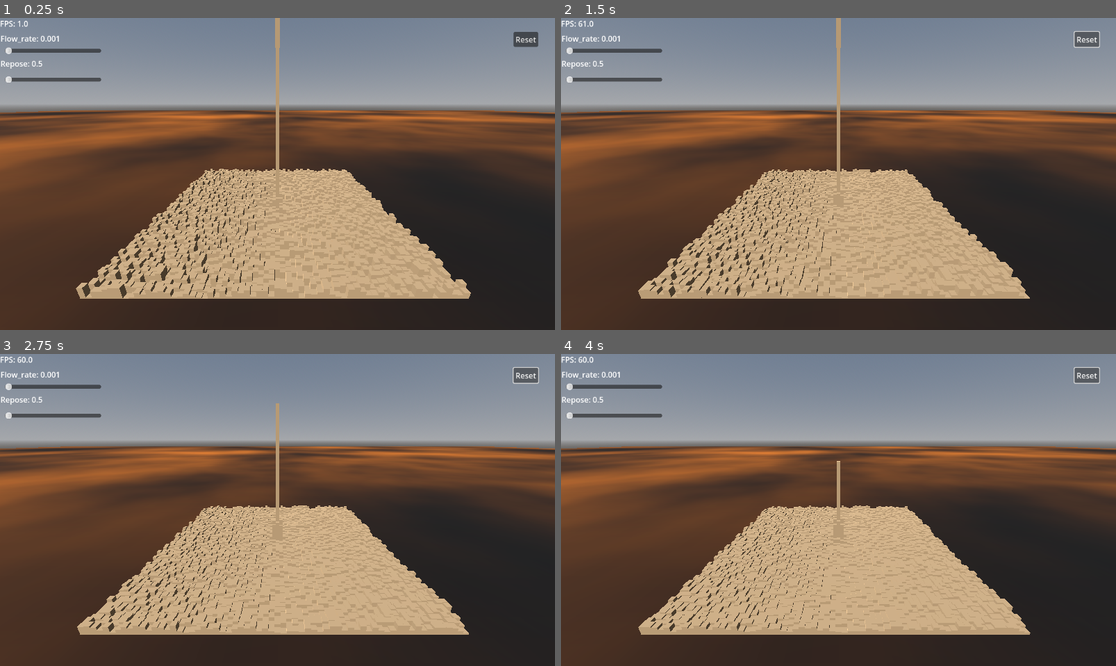
Above: before the commit, frames 1-4 (two rows, left to right).
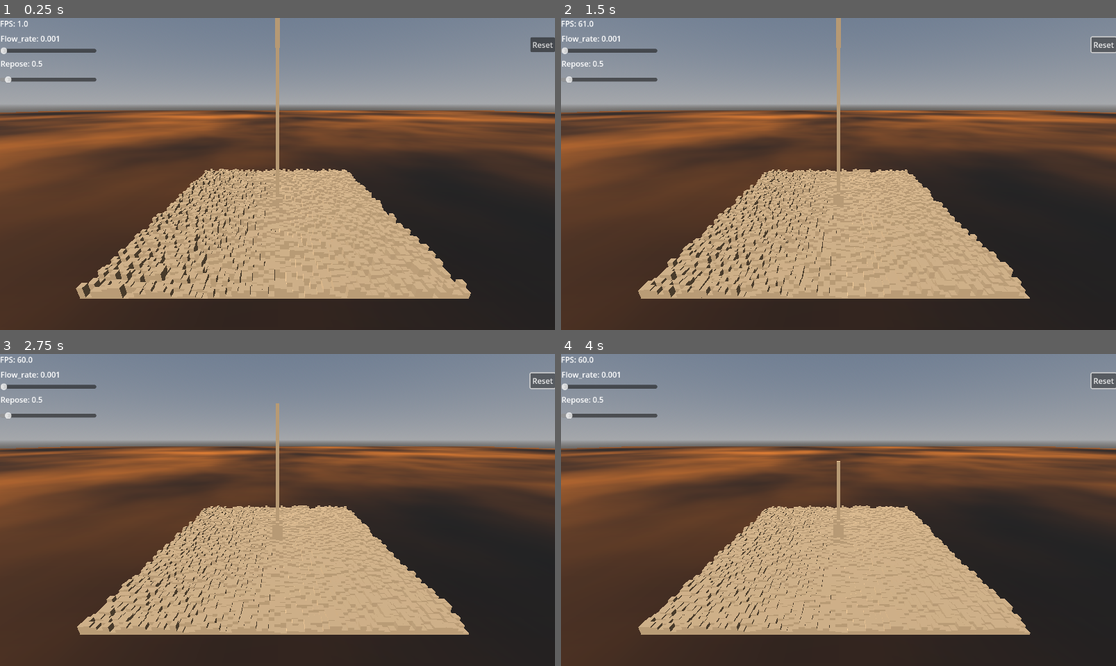
Above: after the commit, the same moments.

Repository: learnb/shovel-sim
Game: Godot game, scene res://test_room.tscn
Same seed, same stepped clock (60 frames per second), same inputs: the game is played once before the commit and once after it.
Inputs:
- Up to frame 1 (0.25 s): no input
- Up to frame 2 (1.5 s): click "Reset" at 0.5 s
- Up to frame 3 (2.75 s): no input
- Up to frame 4 (4 s): no input

The runs differ from the first frame. In frame 1, 0.4% of the frame differs, in the area x 0-100%, y 4-80%; in frame 2, 0.5%; in frame 3, 0.5%; in frame 4, 0.5%, in the area x 0-100%, y 4-78%.

Commit message:
adjust test uii; shuffle neighbor check in sim

Diff:
--- a/shovel-sim/granular_sim.gd
+++ b/shovel-sim/granular_sim.gd
@@ -63,8 +63,6 @@
 	#cell_height[i] = randf_range(0.0, 10.0)
 
 	# try spreading to neighbors
-	# TODO: randomize how we iterate the neighbors to "balance"
-	# 		preference for spreading
 	for off in get_neighbors():
 		var nx = x + off.x
 		var ny = y + off.y
@@ -97,7 +95,7 @@
 	cell_type[idx(x,y)] = t
 
 func get_neighbors():
-	return [
+	var l = [
 		Vector2i(-1, 0), # left
 		Vector2i(1, 0),  # right
 		Vector2i(0, -1), # down
@@ -108,3 +106,5 @@
 		Vector2i(-1, 1),  # up-left
 		Vector2i(1, 1),   # up-right
 	]
+	l.shuffle()
+	return l
--- a/shovel-sim/test_room.tscn
+++ b/shovel-sim/test_room.tscn
@@ -69,35 +69,29 @@
 offset_bottom = 54.0
 
 [node name="HSlider_flow" type="HSlider" parent="DebugUI"]
+offset_top = 60.0
+offset_right = 200.0
+offset_bottom = 76.0
+min_value = 0.001
+max_value = 0.1
+step = 0.001
+value = 0.001
+
+[node name="HSlider_repose" type="HSlider" parent="DebugUI"]
+offset_top = 120.0
+offset_right = 200.0
+offset_bottom = 136.0
+max_value = 10.0
+step = 0.001
+
+[node name="Button" type="Button" parent="DebugUI"]
 anchors_preset = 1
 anchor_left = 1.0
 anchor_right = 1.0
-offset_left = -1142.0
-offset_top = 60.0
-offset_right = -942.0
-offset_bottom = 76.0
+offset_left = -51.0
+offset_top = 40.0
+offset_bottom = 71.0
 grow_horizontal = 0
-min_value = 0.001
-max_value = 1.0
-step = 0.01
-value = 0.001
-
-[node name="HSlider_repose" type="HSlider" parent="DebugUI"]
-anchors_preset = 1
-anchor_left = 1.0
-anchor_right = 1.0
-offset_left = -1142.0
-offset_top = 120.0
-offset_right = -942.0
-offset_bottom = 136.0
-grow_horizontal = 0
-step = 0.1
-
-[node name="Button" type="Button" parent="DebugUI"]
-offset_left = 1066.0
-offset_top = 29.0
-offset_right = 1074.0
-offset_bottom = 37.0
 text = "Reset"
 
 [node name="GranularSim" parent="." instance=ExtResource("2_oqbmf")]
Not shown, changed: notes.md
